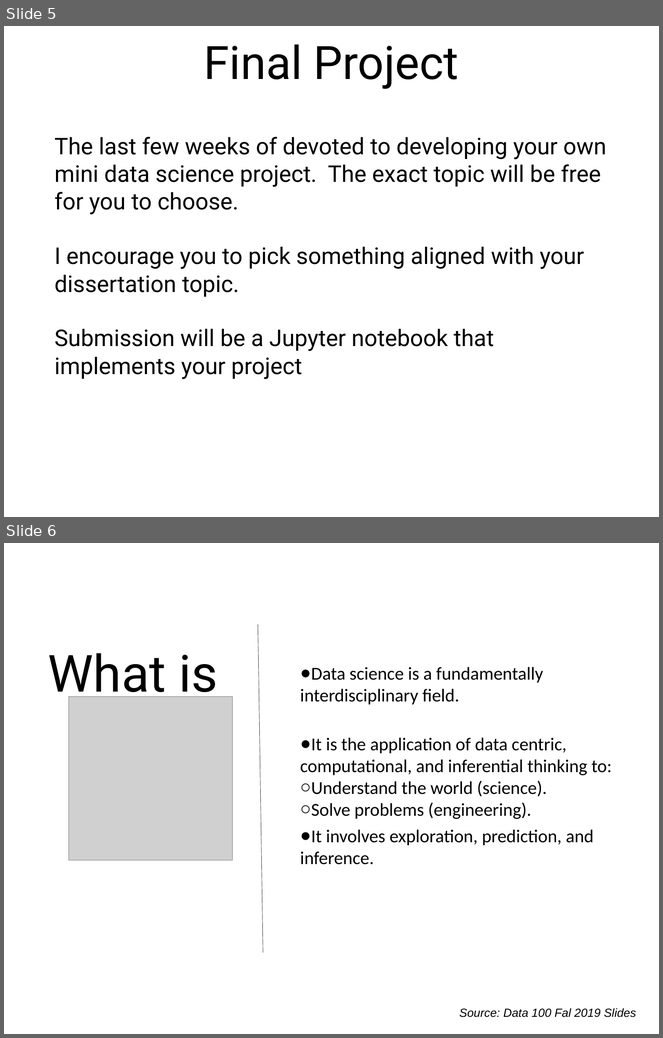
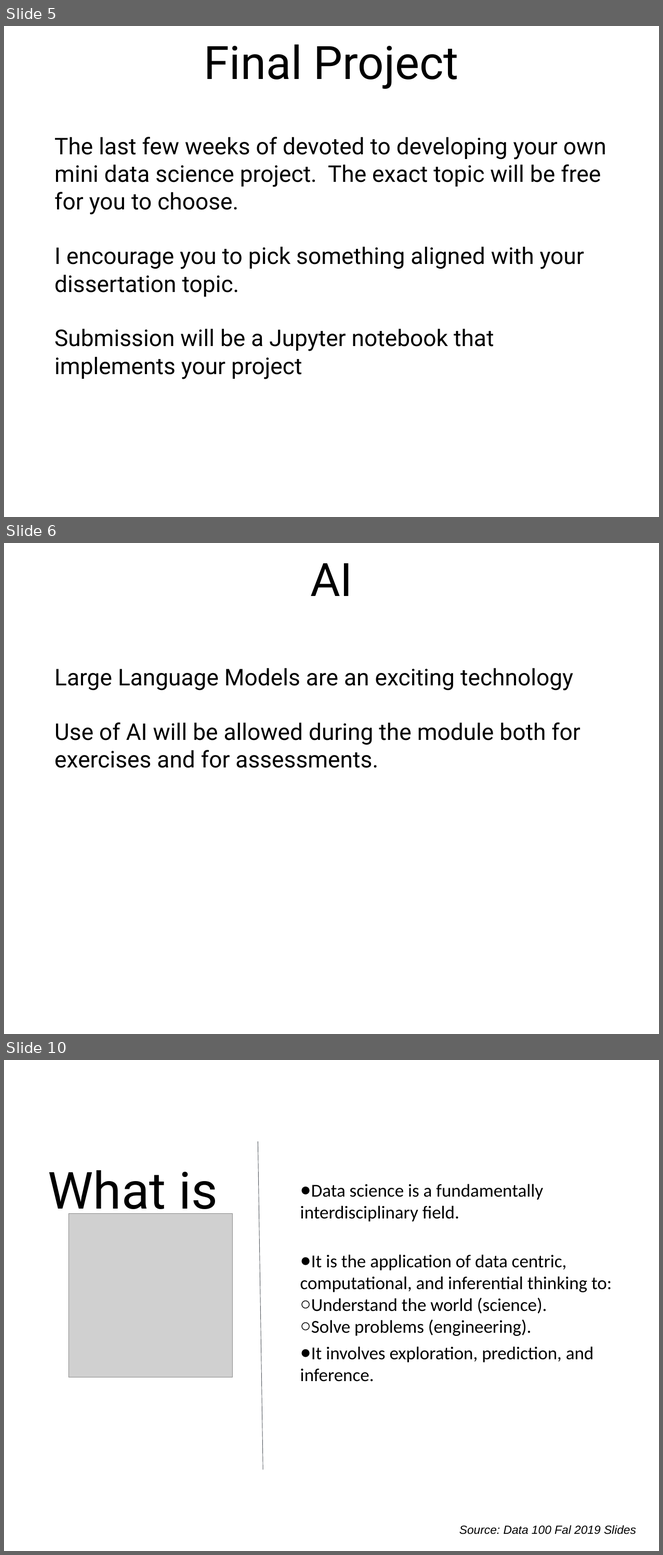
Before and after one commit to aleslab/PS4106_2023_24, a slide deck: slides/PS4106_lecture1_Intro.pptx. Shown one above the other, each under a label of ours: slides 5 and 6 before the commit, slides 5, 6 and 10 after it; the slides between them are not shown. The pictures are 663x1038 and 663x1555 pixels, drawn with LibreOffice and Linux fonts; fonts in the diff are those of the drawing; grey boxes stand for pictures. Boxes give left, top, right and bottom in pixels: in the first picture for what was removed or moved away, otherwise in the second. Text is boxed around its words. In the diff, an @@ line names an element or a change of style, - is before the commit and + after.

```diff
--- a/slides/PS4106_lecture1_Intro.pptx
+++ b/slides/PS4106_lecture1_Intro.pptx
@@ slide 6 added at box(4, 543, 659, 1034), background #FFFFFF @@
@@ title added at box(310, 563, 353, 596), 72 pt, text #000000 @@
+AI
@@ text added at box(54, 668, 581, 768), 36 pt, text #000000 @@
+Large Language Models are an exciting technology
+Use of AI will be allowed during the module both for exercises and for assessments.
@@ what was slide 6 is now slide 10 @@
```
Also in this commit, not shown: 3 other slides added, 4 other files.
